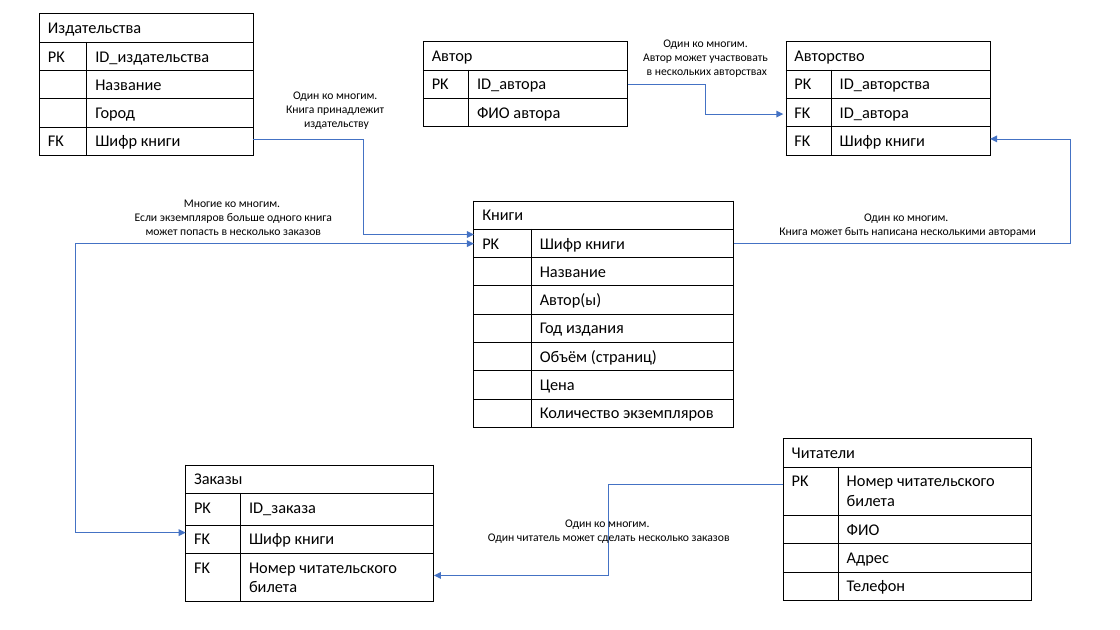
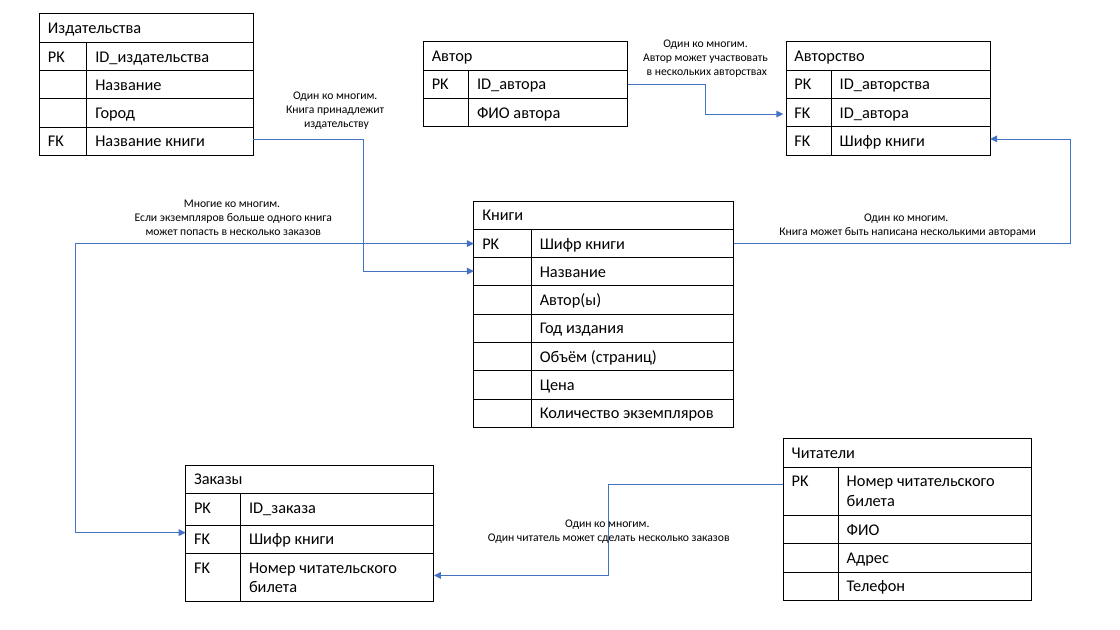
Before and after one commit to vadimshergin/1T_2_1, a slide deck: slide 1 of Библиотека.pptx. Drawn at 1120x630 pixels with LibreOffice and Linux fonts; fonts in the diff are those of the drawing. Boxes give left, top, right and bottom in pixels: in the first picture for what was removed or moved away, otherwise in the second. Text is boxed around its words. In the diff, an @@ line names an element or a change of style, - is before the commit and + after.

```diff
--- a/Библиотека.pptx
+++ b/Библиотека.pptx
@@ table at (39, 14, 253, 155) @@
-row 5, column 2: Шифр книги
+row 5, column 2: Название книги
@@ elbow arrow moved from (253, 139) - (474, 234) to (253, 139) - (474, 271) @@
```
Also in this commit, not shown: 1 other file.
